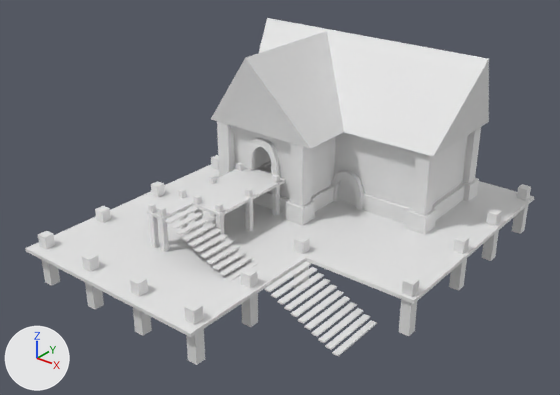
The Blender file BLENDER/tavern 1.blend: old version first, new version second.
Rendered twice from a 50 mm lens placed at (9.09, -14.35, 7.82), pointed at (-0.08, -2.89, 0.71). Arrows for +X, +Y and +Z are at lower left; the lights stay in place.
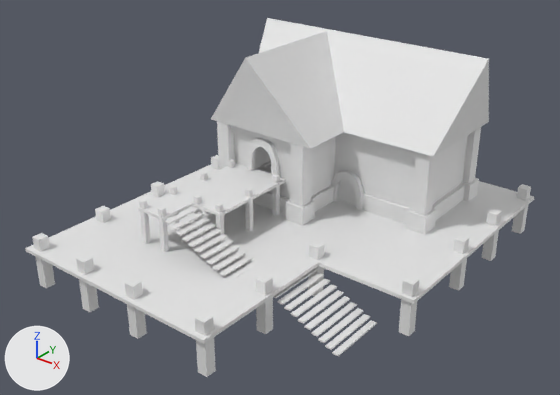
What differs and where, as boxes (x1, y1, x2, y2) in the pictures (560 x 395 px; the box of a moved part takes in the faces that stretch with it):
'Plane.002', reshaped
    before: (25, 165, 534, 337)
    after: (25, 165, 534, 344)
'Cube.022', reshaped
    before: (38, 155, 531, 365)
    after: (32, 155, 531, 377)
'Cube.016', moved
    before: (165, 206, 258, 281)
    after: (164, 207, 257, 281)
part 2 of me_plane_004, moved or reshaped
    before: (147, 166, 259, 220)
    after: (138, 163, 259, 220)
part 3 of me_cube_026, moved or reshaped
    before: (294, 235, 310, 288)
    after: (308, 241, 325, 296)
part 4 of me_cube_026, moved or reshaped
    before: (185, 301, 205, 365)
    after: (195, 312, 216, 377)
part 5 of me_cube_026, moved or reshaped
    before: (241, 267, 258, 327)
    after: (256, 274, 273, 334)
part 6 of me_cube_026, moved or reshaped
    before: (38, 231, 60, 286)
    after: (32, 233, 55, 288)
part 7 of me_cube_026, moved or reshaped
    before: (82, 252, 104, 310)
    after: (76, 254, 99, 312)
part 8 of me_cube_026, moved or reshaped
    before: (130, 275, 152, 336)
    after: (125, 278, 147, 339)
part 9 of me_cube_012, moved or reshaped
    before: (148, 203, 159, 248)
    after: (139, 199, 151, 244)
part 10 of me_cube_012, moved or reshaped
    before: (178, 189, 188, 229)
    after: (170, 186, 179, 226)
part 11 of me_cube_012, moved or reshaped
    before: (236, 162, 244, 171)
    after: (228, 159, 235, 168)
part 12 of me_cube_012, moved or reshaped
    before: (209, 175, 216, 217)
    after: (200, 172, 209, 214)

Diff of the bpy script that builds the scene:
```diff
--- a/BLENDER/tavern 1.blend.py
+++ b/BLENDER/tavern 1.blend.py
@@ me_plane_003 @@
 me_plane_003.from_pydata(...)  # 16 vertices, 14 faces; spans x -1.0..1.0, y -1.91..0.55, z -0.02..0.0
 # used by ob_plane_002; location = (0.0, 0.0, 0.0); scale = (3.57, 3.57, 3.57)
 # before: 4 (0.31, -1.0, 0.0) at pixel (306, 257), 7 (0.31, -1.91, 0.0) at pixel (190, 333), 12 (0.31, -1.0, -0.02) at pixel (305, 261), 15 (0.31, -1.91, -0.02) at pixel (190, 337)
+# me_plane_003 part 1
+for i in [4, 7, 12, 15]: me_plane_003.vertices[i].co += Vector((0.08, 0.0, 0.0))
@@ me_plane_004 @@
 me_plane_004.from_pydata(...)  # 16 vertices, 14 faces; spans x -1.0..1.0, y -4.2..0.69, z -0.11..0.0
 # used by ob_plane_003; location = (-1.04, -2.64, 0.8); scale = (0.607, 0.607, 0.607)
 # before: 0 (-1.0, -2.83, 0.0) at pixel (176, 197), 2 (-1.0, 0.69, 0.0), 6 (-1.0, -4.2, 0.0) at pixel (147, 211), 8 (-1.0, 0.69, -0.11), 9 (-1.0, -2.83, -0.11)
 # before: 14 (-1.0, -4.2, -0.11) at pixel (147, 214)
+# me_plane_004 part 2
+for i in [0, 2, 6, 8, 9, 14]: me_plane_004.vertices[i].co += Vector((-0.44, 0.0, 0.0))
@@ me_cube_026 @@
 me_cube_026.from_pydata(...)  # 144 vertices, 108 faces; spans x -28.0..34.7, y -39.8..37.0, z -1.0..1.0
 # used by ob_cube_022; location = (-0.33, -2.21, -0.3); scale = (0.11, 0.11, 0.569)
+# me_cube_026 part 3: the loose piece of 8 vertices spanning x 10.0..12.0, y -11.7..-9.7, z -1.0..1.0 is moved by (3.4, 0.0, 0.0)
+# me_cube_026 part 4: the loose piece of 8 vertices spanning x 10.0..12.0, y -39.8..-37.8, z -1.0..1.0 is moved by (3.4, -1.2, 0.0)
+# me_cube_026 part 5: the loose piece of 8 vertices spanning x 10.0..12.0, y -26.4..-24.4, z -1.0..1.0 is moved by (3.4, 0.0, 0.0)
+# me_cube_026 part 6: the loose piece of 8 vertices spanning x -27.9..-25.9, y -39.8..-37.8, z -1.0..1.0 is moved by (0.0, -1.2, 0.0)
+# me_cube_026 part 7: the loose piece of 8 vertices spanning x -15.3..-13.3, y -39.8..-37.8, z -1.0..1.0 is moved by (0.0, -1.2, 0.0)
+# me_cube_026 part 8: the loose piece of 8 vertices spanning x -2.7..-0.7, y -39.8..-37.8, z -1.0..1.0 is moved by (0.0, -1.2, 0.0)
@@ me_cube_012 @@
 me_cube_012.from_pydata(...)  # 72 vertices, 54 faces; spans x -19.6..1.0, y -48.0..1.0, z -1.0..1.0
 # used by ob_cube_024; location = (-0.52, -2.48, 0.46); scale = (0.0561, 0.0561, 0.49)
+# me_cube_012 part 9: the loose piece of 8 vertices spanning x -19.6..-17.6, y -48.0..-46.0, z -1.0..1.0 is moved by (-4.6, 0.0, 0.0)
+# me_cube_012 part 10: the loose piece of 8 vertices spanning x -19.6..-17.6, y -33.0..-31.0, z -1.0..1.0 is moved by (-4.6, 0.0, 0.0)
+# me_cube_012 part 11: the loose piece of 8 vertices spanning x -19.4..-17.4, y -1.0..1.0, z -1.0..1.0 is moved by (-4.6, 0.0, 0.0)
+# me_cube_012 part 12: the loose piece of 8 vertices spanning x -19.4..-17.4, y -16.9..-14.9, z -1.0..1.0 is moved by (-4.6, 0.0, 0.0)
@@ ob_cube_016 @@
 ob_cube_016 = bpy.data.objects.new('Cube.016', me_cube)
-ob_cube_016.location = (-1.11, -4.76, 0.72)
+ob_cube_016.location = (-1.27, -4.76, 0.78)
 ob_cube_016.scale = (0.0658, 0.403, 0.0157)
```
